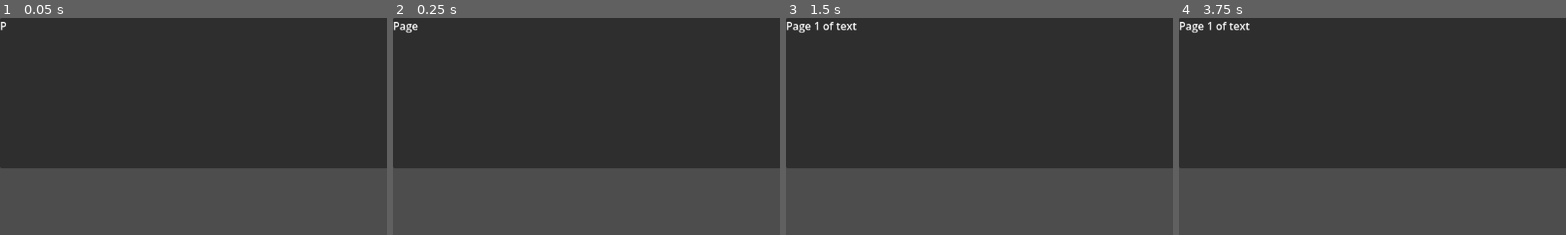
Above: before the commit, frames 1-4 (left to right).
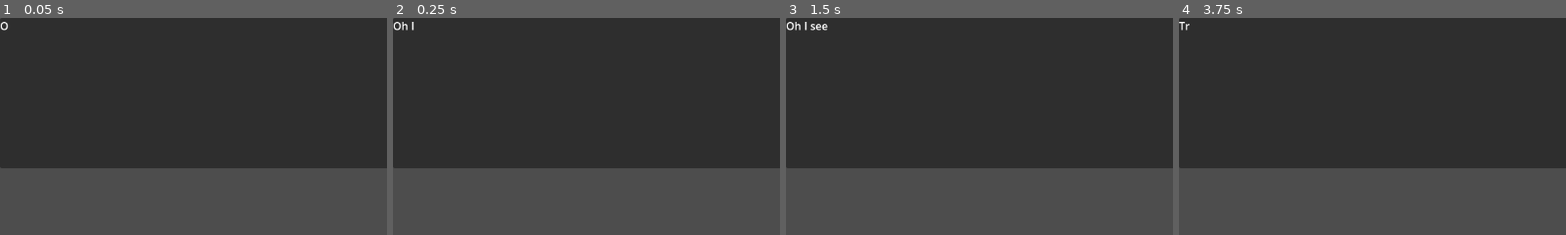
Above: after the commit, the same moments.

Repository: boneyard24/VGGJ2026
Game: Godot game, scene res://Dialogue Box/Player/PlayerDialogue.tscn
The game is run twice, just before and just after one commit, with the same random seed, the same clock (stepped at 60 frames per second) and the same inputs. This scene is started directly instead of the project's main scene.
Inputs:
- Up to frame 1 (0.05 s): no input
- Up to frame 2 (0.25 s): no input
- Up to frame 3 (1.5 s): hold Right (right) 0.53-1.28 s; tap Enter at 1.25 s; hold Down (down) from 1.28 s (still down)
- Up to frame 4 (3.75 s): tap Space at 2, 3.5 s; release Down (down) at 2.03 s; hold Right (right) 2.03-2.78 s; tap Enter at 2.75 s; hold Up (up) 2.78-3.53 s; hold Left (left) from 3.53 s (still down)
The pictures show only the part of the screen within x 0-50%, y 0-50%; the shares and areas given below are measured in that part.

The runs differ from the first frame. In frame 1, less than 0.1% of the frame differs, in the area x 0-3%, y 1-6%; in frame 2, 0.2%; in frame 3, 0.4%, in the area x 0-19%, y 1-8%; in frame 4, 0.4%.

Commit message:
Player dialogue base system and scene

Diff:
--- a/trainger/Dialogue Box/Player/PlayerDialogue.tscn
+++ b/trainger/Dialogue Box/Player/PlayerDialogue.tscn
@@ -1,6 +1,6 @@
 [gd_scene format=3 uid="uid://c1o4crbloc3vm"]
 
-[ext_resource type="Script" uid="uid://bphci0ua0uym3" path="res://Dialogue Box/Boss/dialogue_box.gd" id="1_inbsp"]
+[ext_resource type="Script" uid="uid://c5i7nadqgsty4" path="res://Dialogue Box/Player/player_dialogue.gd" id="1_8dn7x"]
 
 [node name="Game" type="Node2D" unique_id=1743243020]
 
@@ -9,7 +9,7 @@
 [node name="DialogueBox" type="Panel" parent="CanvasLayer" unique_id=1367545682]
 offset_right = 607.0
 offset_bottom = 224.0
-script = ExtResource("1_inbsp")
+script = ExtResource("1_8dn7x")
 
 [node name="DialogueText" type="RichTextLabel" parent="CanvasLayer/DialogueBox" unique_id=1924625265]
 custom_minimum_size = Vector2(600, 200)
--- a/trainger/Dialogue Box/Player/player_dialogue.gd
+++ b/trainger/Dialogue Box/Player/player_dialogue.gd
@@ -2,10 +2,7 @@
 
 @onready var text_label: RichTextLabel = $DialogueText
 
-enum { SUCCESS, FAILURE }
-var success_dialogue: Array[String] = []
-
-
+var player_dialogue: Dictionary = {}
 
 var success_current_line := 0
 var success_typing_speed := 0.0
@@ -16,63 +13,50 @@
 var failure_line_wait_time := 0.0
 
 func _ready():
-	success_dialogue = load_dialogue_json("res://Dialogue Box/dialogue_data.json")
-	if success_dialogue.is_empty():
+
+	text_label.clear()
+
+	player_dialogue = load_dialogue_json("res://Dialogue Box/dialogue_data.json")
+
+	success_typing_speed = player_dialogue.success.typing_speed
+	success_line_wait_time = player_dialogue.success.line_wait_time
+
+	failure_typing_speed = player_dialogue.failure.typing_speed
+	failure_line_wait_time = player_dialogue.failure.line_wait_time
+
+	if player_dialogue.is_empty():
+		push_warning("Player dialogue is empty.")
 		return
 
-	start_dialogue()
+	# TODO: Catch whatever event triggers success or failure dialogue
+	await send_success_dialogue()
+	await send_failure_dialogue()
 
-func load_dialogue_json(path: String) -> Array[String]:
+func load_dialogue_json(path: String) -> Dictionary:
 	var file := FileAccess.open(path, FileAccess.READ)
+
 	if file == null:
 		push_error("Failed to open dialogue file: " + path)
-		return []
+		return {}
 
 	var json_text := file.get_as_text()
-	var parsed = JSON.parse_string(json_text)
-	var lines : Array[String] = []
+	var json = JSON.parse_string(json_text)
 
-	if typeof(parsed) != TYPE_DICTIONARY:
-		push_error("Invalid JSON format in: " + path)
-		return []
+	return json.dialogue.player
 
-	success_typing_speed = parsed["dialogue"]["player"]["success"]["typing_speed"]
-	success_line_wait_time = parsed["dialogue"]["player"]["success"]["line_wait_time"]
+func send_success_dialogue():
+	await show_line(player_dialogue.success.lines[success_current_line], success_typing_speed, success_line_wait_time)
+	success_current_line += 1
 
-	# Navigate to: dialogue → boss → lines
-	if parsed.has("dialogue") \
-	and parsed["dialogue"].has("boss") \
-	and parsed["dialogue"]["boss"].has("lines"):
+func send_failure_dialogue():
+	await show_line(player_dialogue.failure.lines[failure_current_line], failure_typing_speed, failure_line_wait_time)
+	failure_current_line += 1
 
-		var raw_lines = parsed["dialogue"]["boss"]["lines"]
-		for item in raw_lines:
-			lines.append(str(item))
-		return lines
-
-	push_error("Dialogue JSON missing boss lines: " + path)
-	return []
-
-func start_dialogue():
-	success_current_line = 0
-	await show_line(success_dialogue[success_current_line])
-
-func show_line(text: String) -> void:
-	text_label.clear()
+func show_line(text: String, typing_speed: float, line_wait_time: float) -> void:
 
 	for ch in text:
 		text_label.append_text(ch)
-		await get_tree().create_timer(success_typing_speed).timeout
+		await get_tree().create_timer(typing_speed).timeout
 
-	await get_tree().create_timer(success_line_wait_time).timeout
-	await advance_line()
-
-func advance_line() -> void:
-	success_current_line += 1
-
-	if success_current_line < success_dialogue.size():
-		await show_line(success_dialogue[success_current_line])
-	else:
-		dialogue_finished()
-
-func dialogue_finished():
-	print("Dialogue complete.")
+	await get_tree().create_timer(line_wait_time).timeout
+	text_label.clear()
--- a/trainger/Dialogue Box/dialogue_data.json
+++ b/trainger/Dialogue Box/dialogue_data.json
@@ -13,7 +13,7 @@
 			"success": {
 				"typing_speed": 0.07,
 				"line_wait_time": 3,
-				"line": [
+				"lines": [
 					"Oh I see",
 					"Mhm",
                 	"Interesting"
@@ -23,7 +23,7 @@
 			"failure": {
 				"typing_speed": 0.05,
 				"line_wait_time": 3,
-				"train_reply": [
+				"lines": [
 					"Trains",
 					"Trains?",
 					"TRAINS!",
